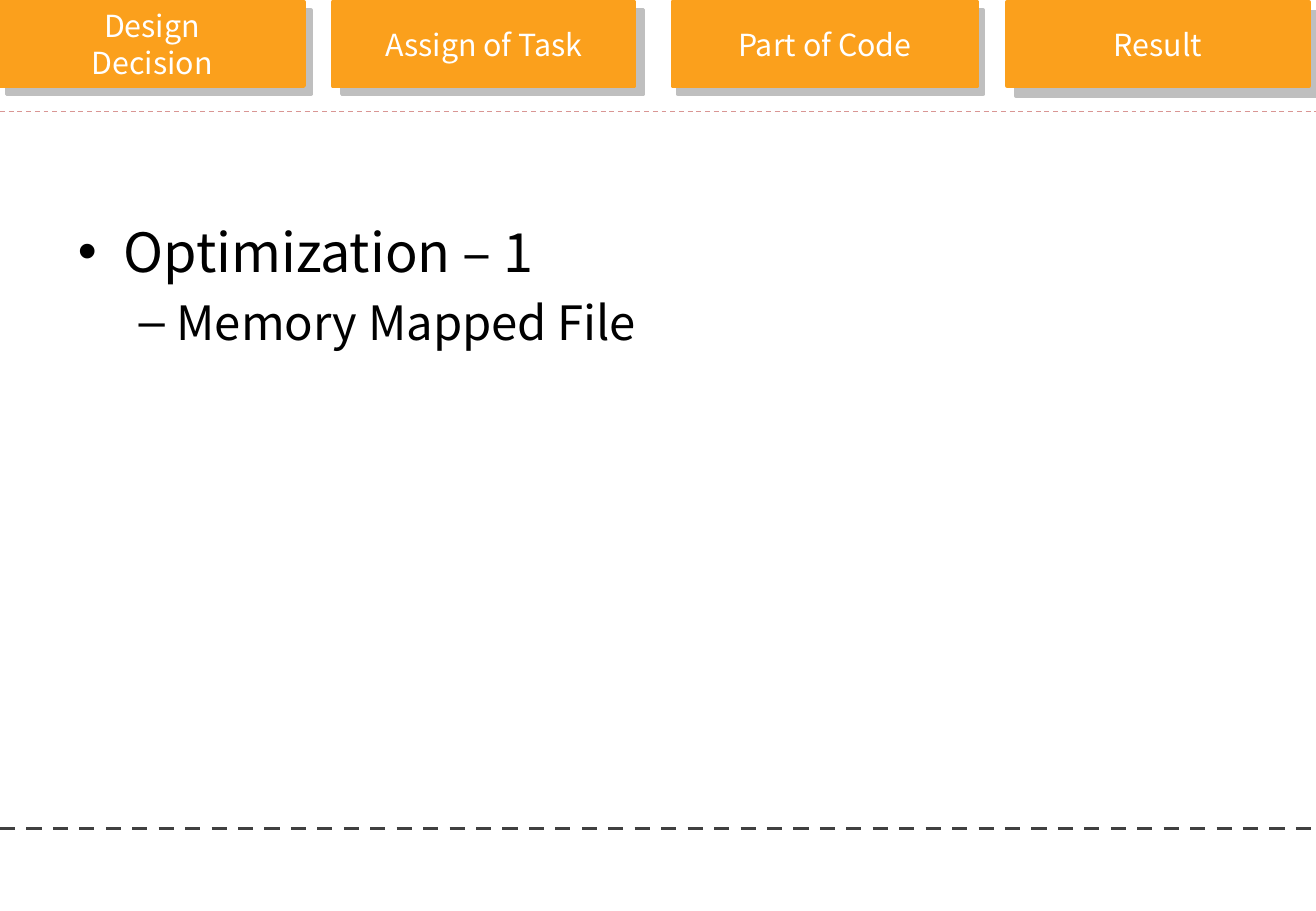
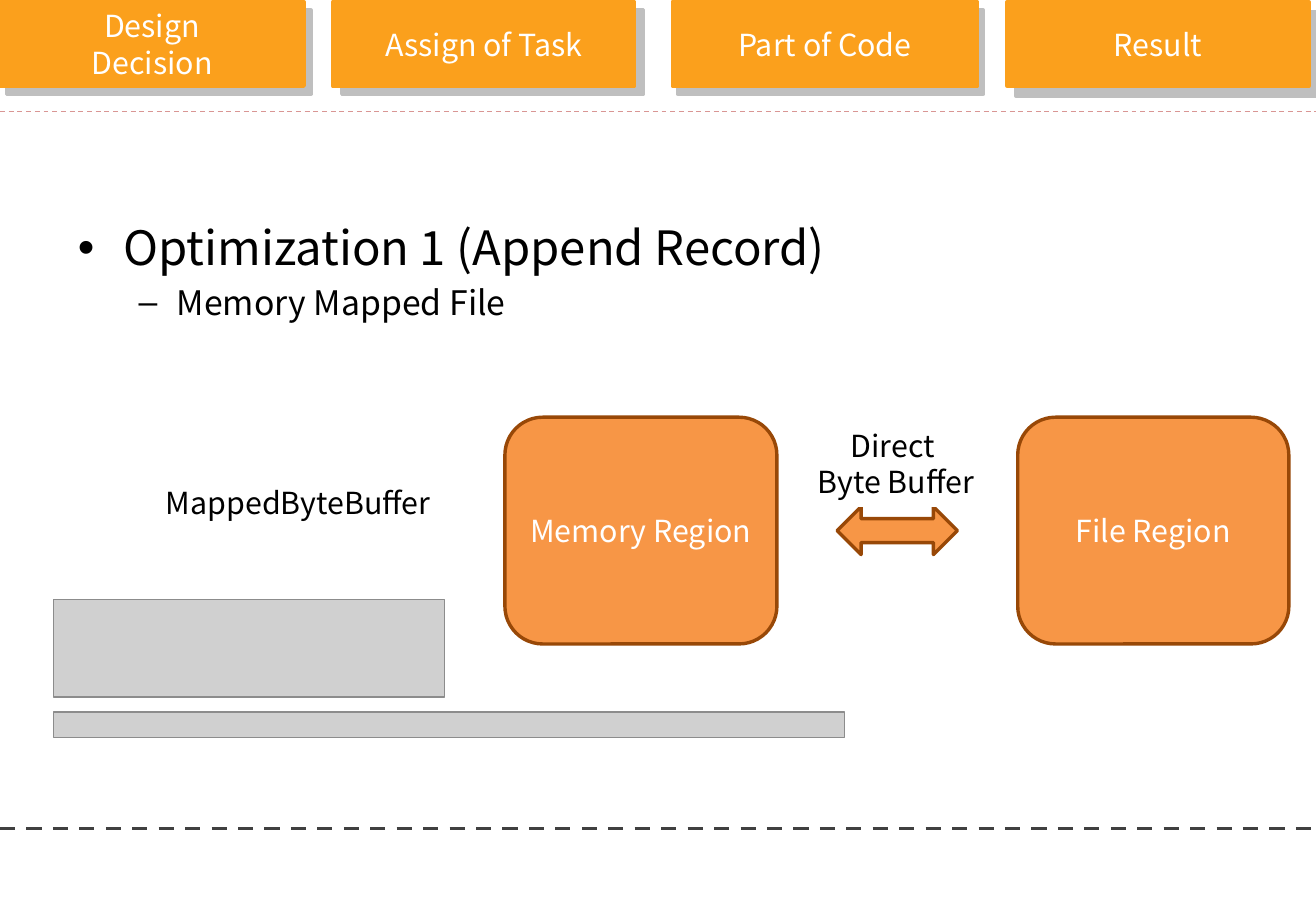
Before and after one commit to clover3/orange, a slide deck: slide 19 of Document/orange_progress.pptx (slide 18 before the commit). Drawn at 1316x911 pixels with LibreOffice and Linux fonts; fonts in the diff are those of the drawing; grey boxes stand for pictures; background and template pictures are left out. Boxes give left, top, right and bottom in pixels: in the first picture for what was removed or moved away, otherwise in the second. Text is boxed around its words. In the diff, an @@ line names an element or a change of style, - is before the commit and + after.

```diff
--- a/Document/orange_progress.pptx
+++ b/Document/orange_progress.pptx
@@ text at box(124, 226, 825, 276): text changed; size 32 to 28 pt @@
-• Optimization – 1
+• Optimization 1 (Append Record)
@@ text at box(177, 288, 505, 323): size 28 to 20 pt in "Memory Mapped File"; less space between paragraphs @@
@@ rounded rectangle added at box(505, 418, 778, 645), fill #F79646, outline #984807 2 pt, 18 pt, text #FFFFFF @@
+Memory Region
@@ rounded rectangle added at box(1018, 418, 1289, 645), fill #F79646, outline #984807 2 pt, 18 pt, text #FFFFFF @@
+File Region
@@ rectangle added at box(793, 420, 999, 507), fill #FFFFFF, outline #FFFFFF 0.75 pt, 18 pt, text #000000 @@
+Direct
+Byte Buffer
@@ text at box(166, 489, 430, 521): paragraph added @@
+  MappedByteBuffer
@@ left right arrow added at box(837, 507, 958, 554), fill #F79646, outline #984807 2 pt @@
@@ picture added at box(53, 600, 445, 697) @@
@@ picture added at box(53, 712, 845, 738) @@
```
Also in this commit, not shown: 7 other slides changed, 2 slides added.
